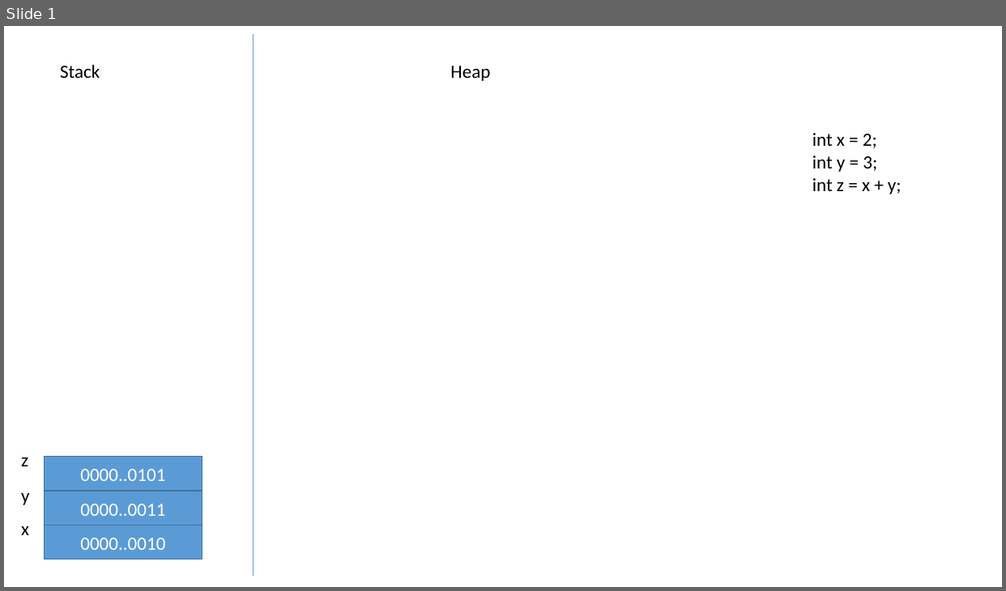
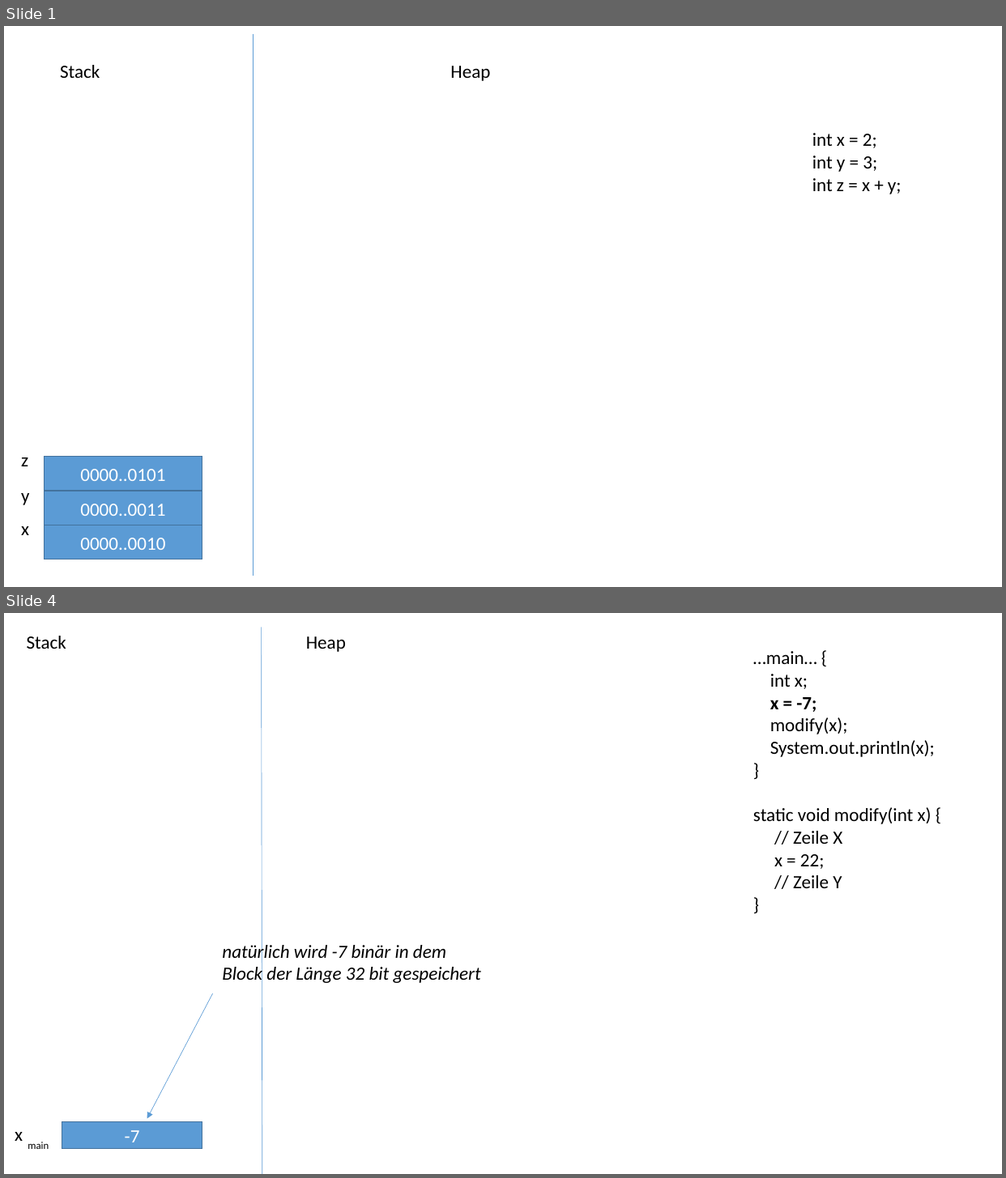
Before and after one commit to ccjavadozent/oca_162982, a slide deck: Diagramme/Stack und Heap.pptx. Shown one above the other, each under a label of ours: slide 1 before the commit, slides 1 and 4 after it; the slides between them are not shown. The pictures are 1006x591 and 1006x1178 pixels, drawn with LibreOffice and Linux fonts; fonts in the diff are those of the drawing. Boxes give left, top, right and bottom in pixels: in the first picture for what was removed or moved away, otherwise in the second. Text is boxed around its words. In the diff, an @@ line names an element or a change of style, - is before the commit and + after.

```diff
--- a/Diagramme/Stack und Heap.pptx
+++ b/Diagramme/Stack und Heap.pptx
@@ slide 4 added at [4,613,1002,1174], background #FFFFFF @@
@@ text added at [27,636,66,649], 18 pt, text #000000 @@
+Stack
@@ line added from (262, 628) to (262, 1174), #5B9BD5 0.5 pt @@
@@ text added at [306,636,346,652], 18 pt, text #000000 @@
+Heap
@@ text added at [753,651,935,888], 18 pt, text #000000 @@
+…main… {
+int x;
+x = -7;
+modify(x);
+System.out.println(x);
+}
+static void modify(int x) {
+// Zeile X
+x = 22;
+// Zeile Y
+}
@@ text added at [222,942,481,986], 18 pt, text #000000, italic @@
+natürlich wird -7 binär in dem
+Block der Länge 32 bit gespeichert
@@ arrow added from (213, 994) to (147, 1119), #5B9BD5 0.5 pt @@
@@ rectangle added at [62,1122,202,1149], fill #5B9BD5, outline #43739E 1 pt, 18 pt, text #FFFFFF @@
+-7
@@ text added at [15,1132,23,1141], 18 pt, text #000000 @@
+x
@@ text added at [27,1142,49,1149], 10 pt, text #000000 @@
+main
```
Also in this commit, not shown: 6 other slides added, 6 other files.
